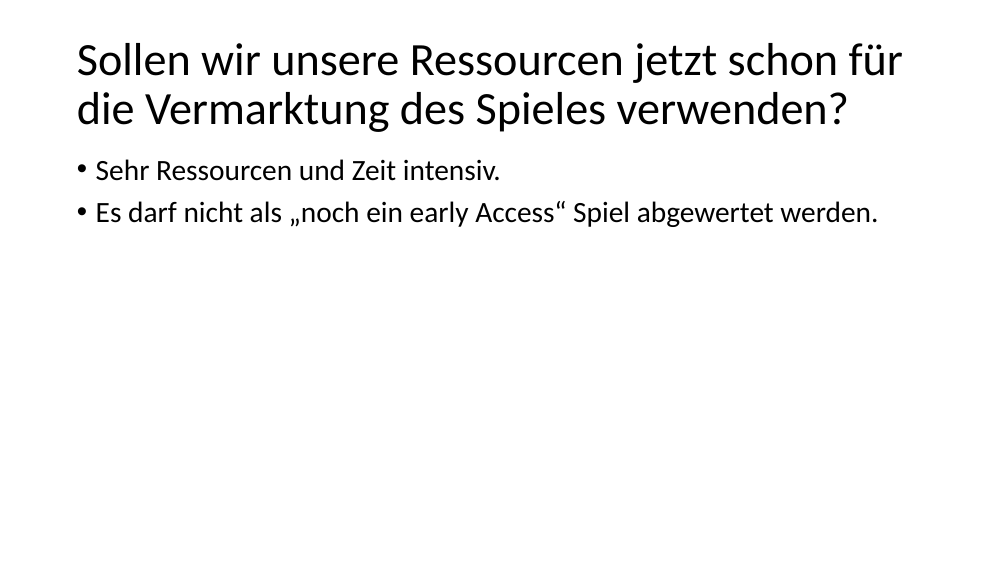
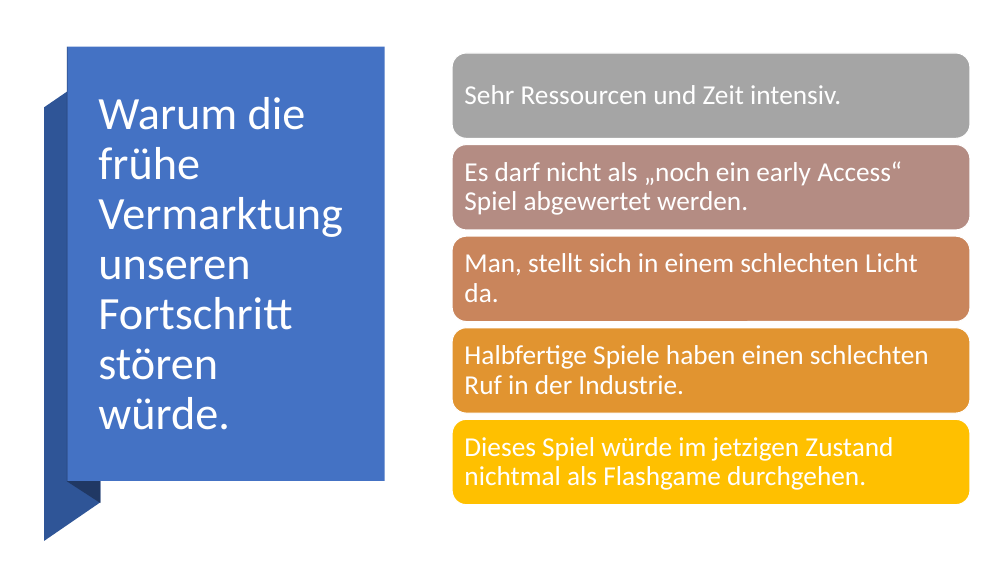
Before and after one commit to FragonGamer/ishjarta, a slide deck: slide 7 of Vermarktung des Spieles_Ishjarta.pptx. Drawn at 1008x567 pixels with LibreOffice and Linux fonts; fonts in the diff are those of the drawing. Boxes give left, top, right and bottom in pixels: in the first picture for what was removed or moved away, otherwise in the second. Text is boxed around its words. In the diff, an @@ line names an element or a change of style, - is before the commit and + after.

```diff
--- a/Vermarktung des Spieles_Ishjarta.pptx
+++ b/Vermarktung des Spieles_Ishjarta.pptx
@@ freeform shape added at (67,47,101,504), fill #203864 @@
@@ rectangle added at (67,47,385,481), fill #4472C4 @@
@@ freeform shape added at (44,69,100,541), fill #2F5597 @@
@@ title at (98,97,342,430): text changed; text colour #000000 to #FFFFFF @@
-Sollen wir unsere Ressourcen jetzt schon für die Vermarktung des Spieles verwenden?
+Warum die frühe Vermarktung unseren Fortschritt stören würde.
@@ text "Es darf nicht als „noch ...": place and size @@
-text "Es darf nicht als „noch ..." at (96,159,878,227)
+text "Es darf nicht als „noch ..." at (464,161,902,215)
@@ text "Es darf nicht als „noch ..." at (464,161,902,215): size 28 to 26 pt, text colour #000000 to #FFFFFF; bullet • to none; vertical alignment top to middle @@
@@ text at (96,159,501,181): paragraph removed @@
-• Sehr Ressourcen und Zeit intensiv.
@@ group added at (452,53,970,505): 5 rounded rectangles, 4 texts @@
+Sehr Ressourcen und Zeit intensiv.
+Man, stellt sich in einem schlechten Licht da.
+Halbfertige Spiele haben einen schlechten Ruf in der Industrie.
+Dieses Spiel würde im jetzigen Zustand nichtmal als Flashgame durchgehen.
```
Also in this commit, not shown: 4 other slides changed.
